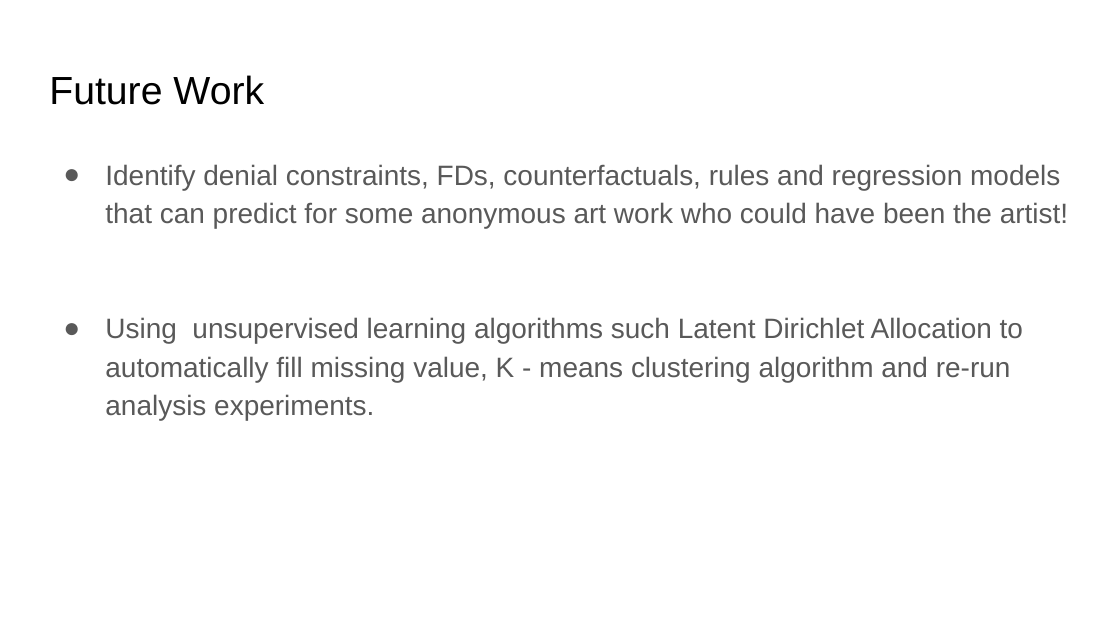
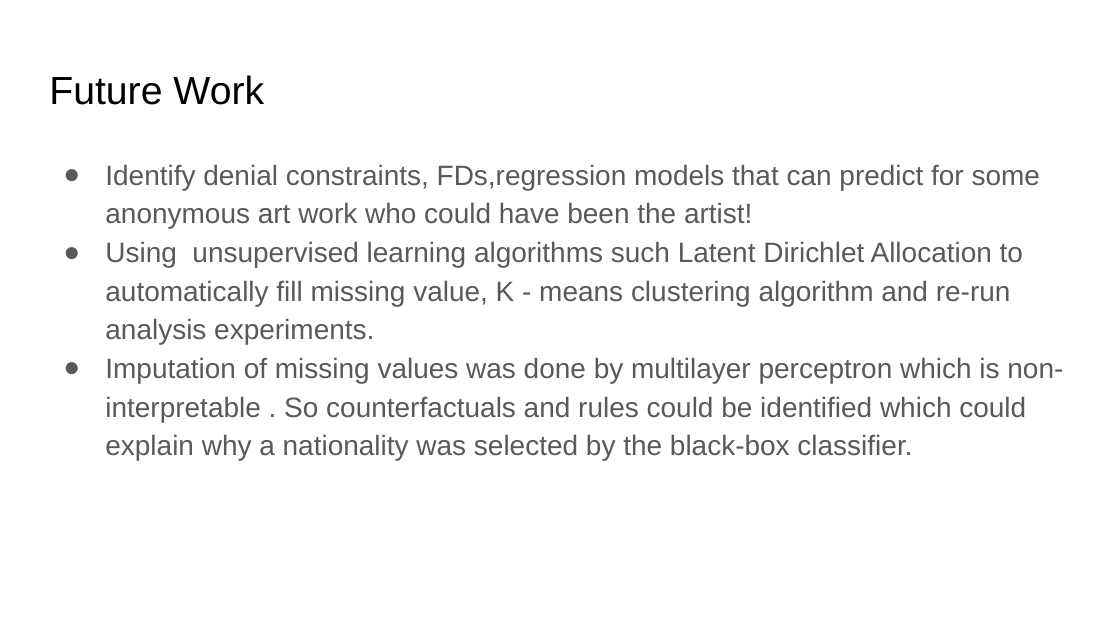
Before and after one commit to IITTeaching/cs520-f23-group-23, a slide deck: slide 19 of main-520-project/CS 520 Data Curation.pptx (slide 8 before the commit). Drawn at 1120x630 pixels with LibreOffice and Linux fonts; fonts in the diff are those of the drawing. Boxes give left, top, right and bottom in pixels: in the first picture for what was removed or moved away, otherwise in the second. Text is boxed around its words. In the diff, an @@ line names an element or a change of style, - is before the commit and + after.

```diff
--- a/main-520-project/CS 520 Data Curation.pptx
+++ b/main-520-project/CS 520 Data Curation.pptx
@@ text at box(105, 164, 1040, 229): text changed @@
-● Identify denial constraints, FDs, counterfactuals, rules and regression models that can predict for some anonymous art work who could have been the artist!
+● Identify denial constraints, FDs,regression models that can predict for some anonymous art work who could have been the artist!
@@ text at box(105, 241, 1023, 345): less space between paragraphs @@
@@ text at box(105, 357, 1063, 460): paragraph added @@
+● Imputation of missing values was done by multilayer perceptron which is non-interpretable . So counterfactuals and rules could be identified which could explain why a nationality was selected by the black-box classifier.
```
Also in this commit, not shown: 3 other slides changed, 11 slides added.
